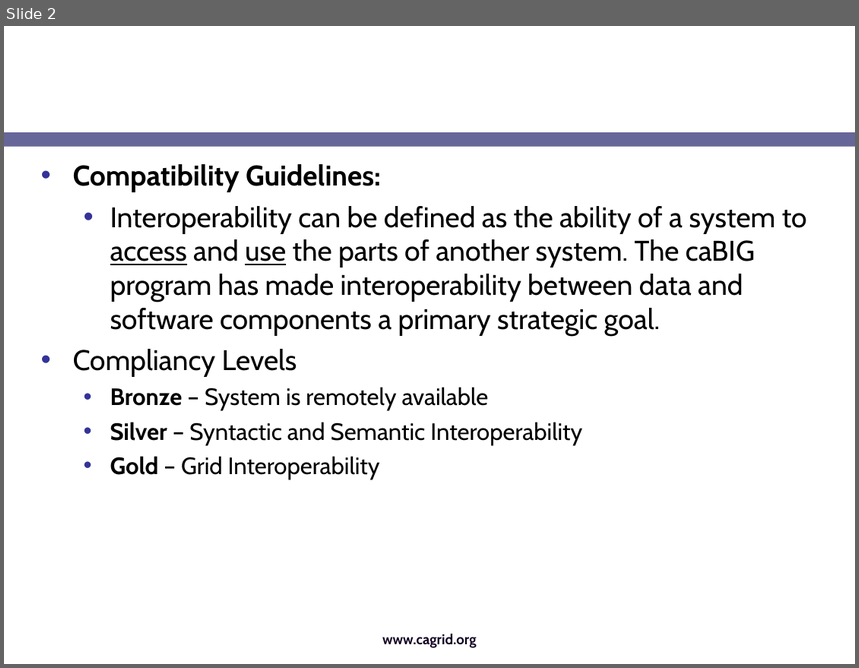
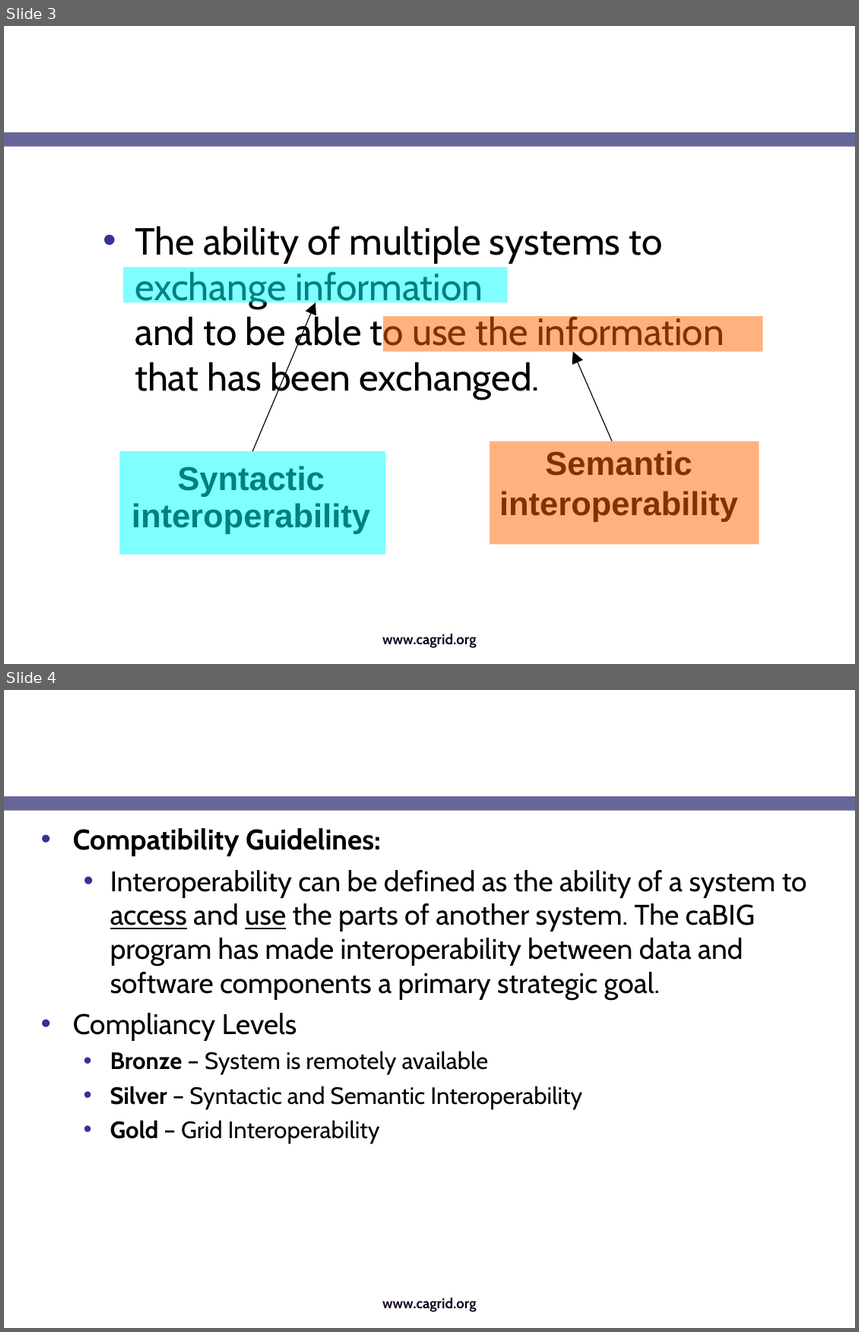
Before and after one commit to NCIP/cagrid-portal, a slide deck: cagrid-1-0/Documentation/presentations/caGrid-amia-spring-2007.ppt. Shown one above the other, each under a label of ours: slide 2 before the commit, slides 3 and 4 after it. The pictures are 859x668 and 859x1332 pixels, drawn with LibreOffice and Linux fonts; fonts in the diff are those of the drawing; background and template pictures are left out. Boxes give left, top, right and bottom in pixels: in the first picture for what was removed or moved away, otherwise in the second. Text is boxed around its words. In the diff, an @@ line names an element or a change of style, - is before the commit and + after.

```diff
--- a/cagrid-1-0/Documentation/presentations/caGrid-amia-spring-2007.ppt
+++ b/cagrid-1-0/Documentation/presentations/caGrid-amia-spring-2007.ppt
@@ slide 3 added at (4, 26, 855, 664), background picture (left out); not listed: 2 template elements that a slide beside it also shows @@
@@ title added at (32, 26, 671, 126), 24 pt, text #FFFFFF, bold @@
+Interoperability
@@ text added at (135, 226, 724, 399), 32 pt, text #000000 @@
+• The ability of multiple systems to exchange information
+  and to be able to use the information that has been exchanged.
@@ group added at (120, 267, 508, 555): 3 rectangles, 1 arrow @@
+Syntactic
+interoperability
@@ group added at (382, 316, 762, 544): 2 rectangles, 1 arrow, 1 text @@
+Semantic
+interoperability
@@ what was slide 2 is now slide 4 @@
```
Also in this commit, not shown: 1 slide changed, 3 other slides added, 3 slides removed.
